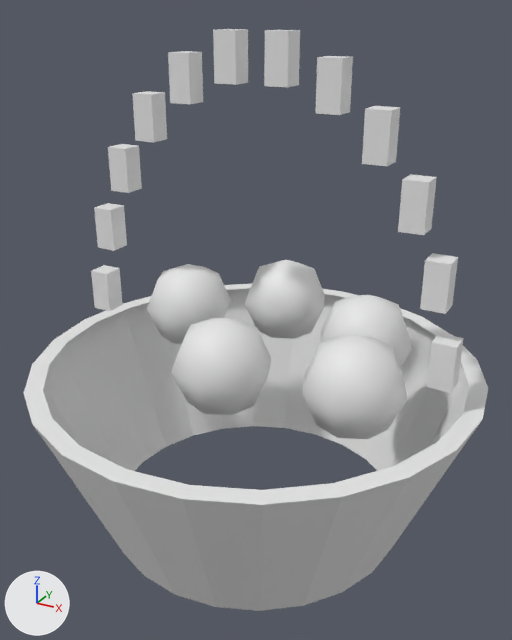
Two versions of the FBX model Models/Festival/FlowerBasket.fbx, one commit apart.
Rendered twice from a camera (50 mm lens) standing at (0.838, -1.524, 0.889) and looking at (0.01, -0.02, 0.137). The axes (+X, +Y, +Z) are drawn at lower left. The lights are the same throughout. The first picture is the older version. Where no turn or scale is listed for an object, it has been applied to the vertices. Vertices at exactly the same position are counted once.

The scene before the commit, as lines of its bpy script (objects in view):
```python
me_flowerbasket = bpy.data.meshes.new('FlowerBasket')
me_flowerbasket.from_pydata(...)  # 324 vertices, 304 faces; spans x -0.611..0.611, y -0.611..0.611, z -0.47..0.844
# faces by material slot: [72, 72, 96, 64]
me_flowerbasket.materials.append(mat_straw)  # white #e7e7e7
me_flowerbasket.materials.append(mat_rope)  # white #e7e7e7
me_flowerbasket.materials.append(mat_petal)  # white #e7e7e7
me_flowerbasket.materials.append(mat_white)  # white #e7e7e7
ob_flowerbasket = bpy.data.objects.new('FlowerBasket', me_flowerbasket)
ob_flowerbasket.location = (0.0, 0.0, 0.0)
```
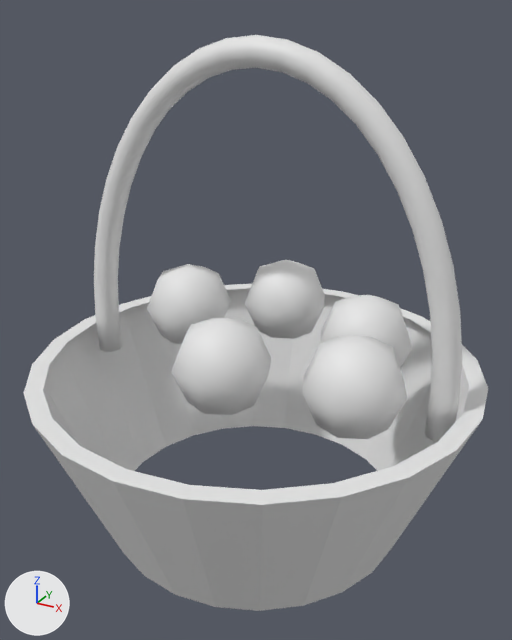
The newer file is also rescaled (x1.019) as a whole; pictures and numbers use the older file's frame.

What differs and where, as boxes (x1, y1, x2, y2) in the pictures (512 x 640 px):
```json
{"object": "FlowerBasket", "change": "reshaped", "before": [24, 29, 488, 611], "after": [24, 35, 488, 611]}
{"part": 1, "of": "me_flowerbasket", "change": "added", "after": [94, 35, 462, 442]}
{"part": 2, "of": "me_flowerbasket", "change": "deleted", "before": [91, 29, 464, 393]}
```

Edits to the scene script, one JSON object a line:
```json
{"block": "me_flowerbasket", "where": "# used by ob_flowerbasket; location = (0.0, 0.0, 0.0)"}
{"op": "remove", "block": "me_flowerbasket", "code": "me_flowerbasket.from_pydata(...)  # 324 vertices, 304 faces; spans x -0.611..0.611, y -0.611..0.611, z -0.47..0.844"}
{"op": "add", "block": "me_flowerbasket", "code": "me_flowerbasket.from_pydata(...)  # 428 vertices, 426 faces; spans x -0.611..0.611, y -0.611..0.611, z -0.47..0.834"}
{"block": "me_flowerbasket", "change": "me_flowerbasket part 1: a new loose piece of 200 vertices spanning x -0.552..0.552, y -0.035..0.035, z -0.075..0.834, in mat_rope (white #e7e7e7)"}
{"block": "me_flowerbasket", "change": "me_flowerbasket part 2"}
{"block": "me_flowerbasket", "change": "96 vertices are removed from x -0.537..0.537, y -0.029..0.029, z 0.065..0.844"}
{"block": "me_flowerbasket", "change": "72 faces are deleted"}
```
